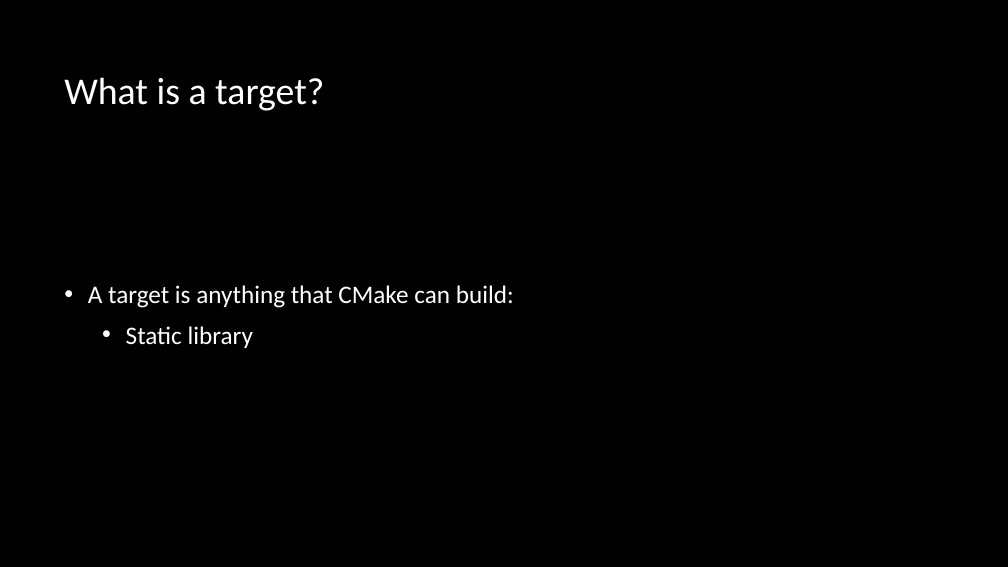
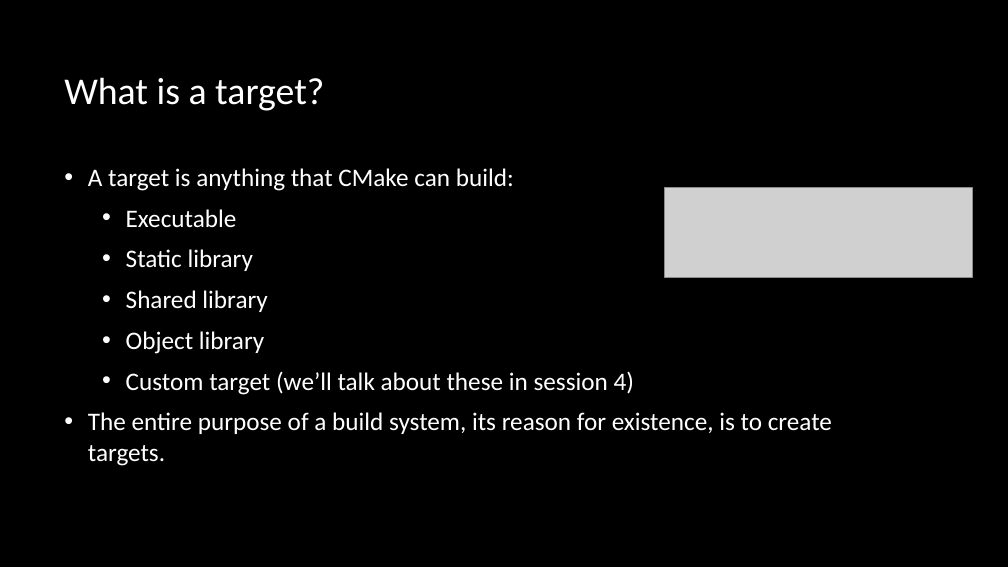
Before and after one commit to multiplemonomials/CMakeTraining, a slide deck: slide 4 of Session 2 - More Advanced CMake.pptx. Drawn at 1008x567 pixels with LibreOffice and Linux fonts; fonts in the diff are those of the drawing; grey boxes stand for pictures; background and template pictures are left out. Boxes give left, top, right and bottom in pixels: in the first picture for what was removed or moved away, otherwise in the second. Text is boxed around its words. In the diff, an @@ line names an element or a change of style, - is before the commit and + after.

Commit message:
Start on targets section

```diff
--- a/Session 2 - More Advanced CMake.pptx
+++ b/Session 2 - More Advanced CMake.pptx
@@ text at bbox=[126, 209, 237, 227]: paragraph added @@
+  • Executable
@@ picture added at bbox=[664, 188, 972, 278] @@
@@ text at bbox=[88, 290, 832, 466]: paragraphs added @@
+  • Shared library
+  • Object library
+  • Custom target (we’ll talk about these in session 4)
+• The entire purpose of a build system, its reason for existence, is to create targets.
```
Also in this commit, not shown: 4 other slides changed, 5 slides added.
